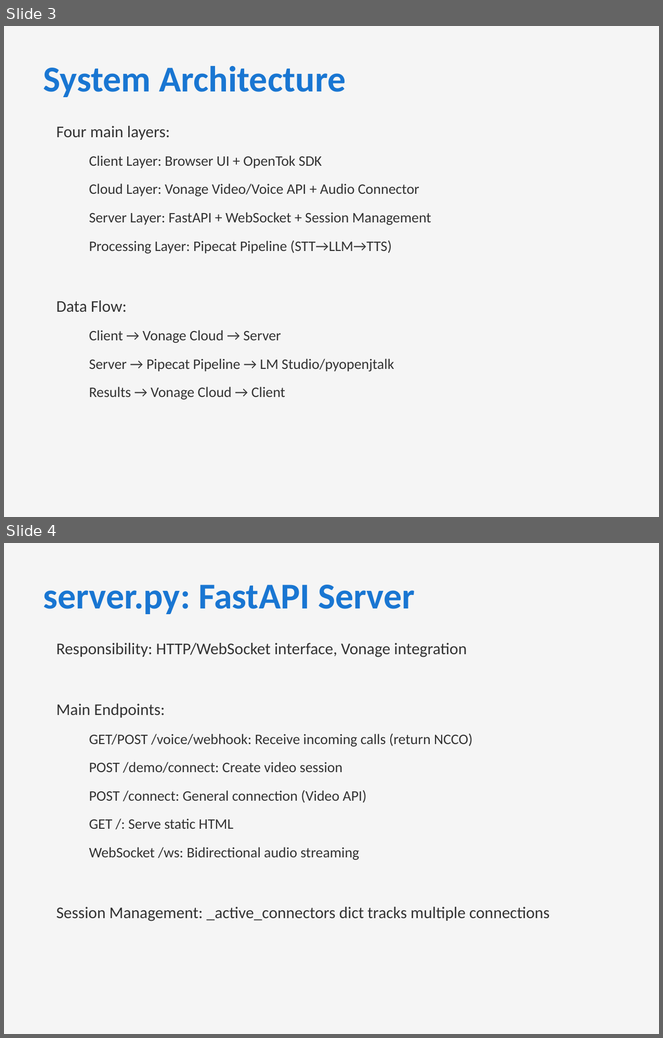
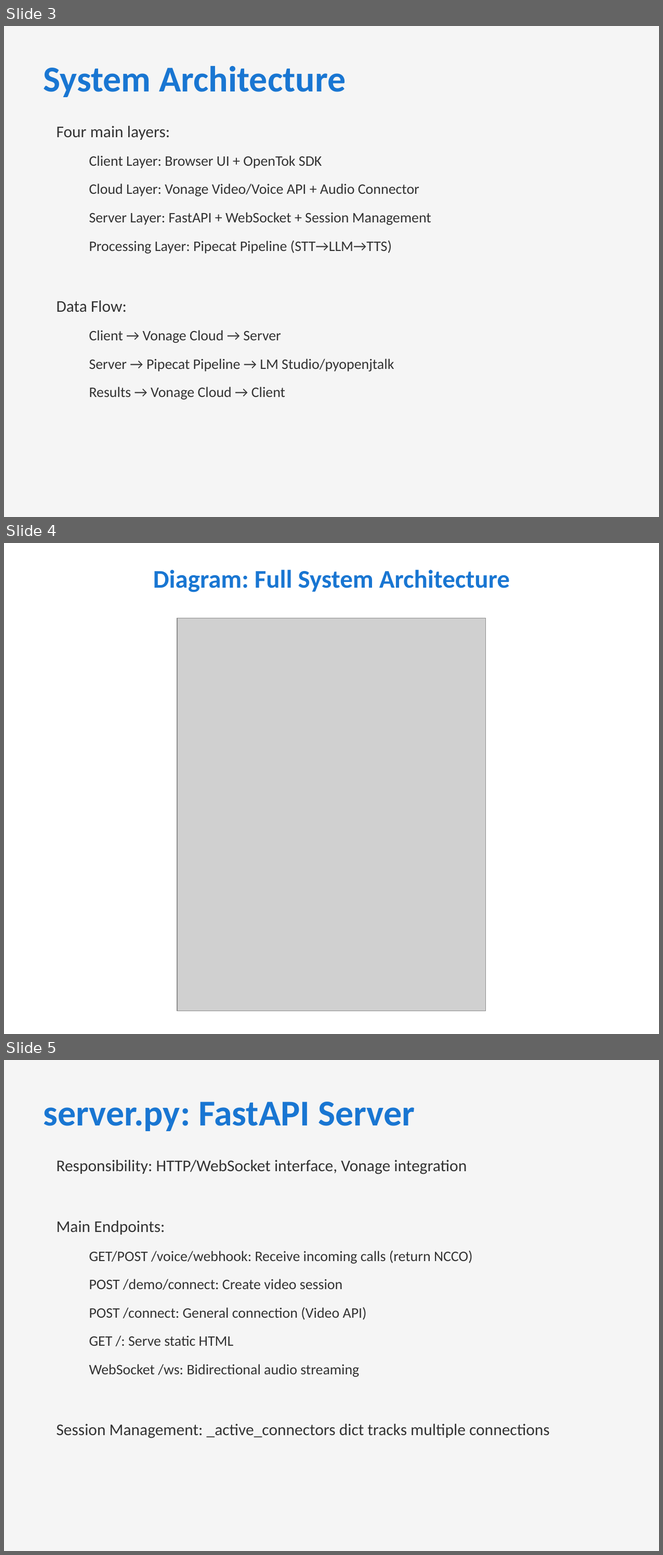
Before and after one commit to masayukimiyazawa/pipecat-voicebot-voiceapi-demo, a slide deck: doc/pipecat-voicebot-voiceapi-architecture.pptx. Shown one above the other, each under a label of ours: slides 3 and 4 before the commit, slides 3, 4 and 5 after it. The pictures are 663x1038 and 663x1555 pixels, drawn with LibreOffice and Linux fonts; fonts in the diff are those of the drawing; grey boxes stand for pictures. Boxes give left, top, right and bottom in pixels: in the first picture for what was removed or moved away, otherwise in the second. Text is boxed around its words. In the diff, an @@ line names an element or a change of style, - is before the commit and + after.

```diff
--- a/doc/pipecat-voicebot-voiceapi-architecture.pptx
+++ b/doc/pipecat-voicebot-voiceapi-architecture.pptx
@@ slide 4 added at (x1=4, y1=543, x2=659, y2=1034), background #FFFFFF @@
@@ text added at (x1=153, y1=570, x2=510, y2=592), 28 pt, text #1976D2, bold @@
+Diagram: Full System Architecture
@@ picture added at (x1=177, y1=618, x2=486, y2=1012) @@
@@ what was slide 4 is now slide 5 @@
```
Also in this commit, not shown: 2 other slides added, 13 other files.
